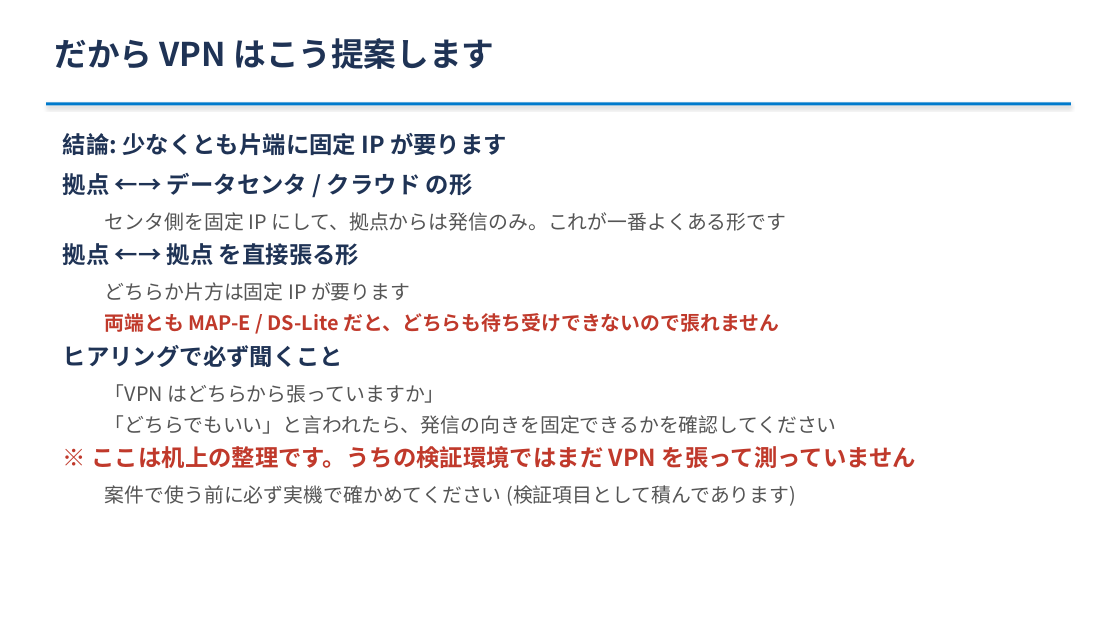
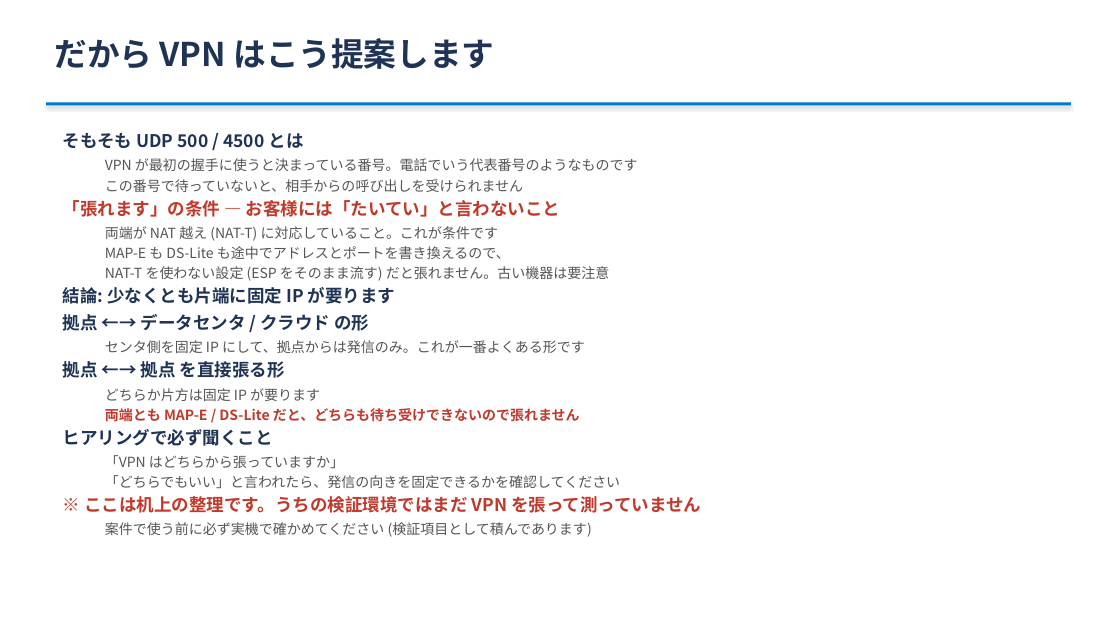
Before and after one commit to ginchankawaii/claude-code-book-template, a slide deck: slide 31 of docs/ipoe-lab/slides/setsumeikai.pptx (slide 30 before the commit). Drawn at 1120x630 pixels with LibreOffice and Linux fonts; fonts in the diff are those of the drawing. Boxes give left, top, right and bottom in pixels: in the first picture for what was removed or moved away, otherwise in the second. Text is boxed around its words. In the diff, an @@ line names an element or a change of style, - is before the commit and + after.

```diff
--- a/docs/ipoe-lab/slides/setsumeikai.pptx
+++ b/docs/ipoe-lab/slides/setsumeikai.pptx
@@ text at (x1=63, y1=133, x2=638, y2=281): paragraphs added @@
+そもそも UDP 500 / 4500 とは
+  VPN が最初の握手に使うと決まっている番号。電話でいう代表番号のようなものです
+  この番号で待っていないと、相手からの呼び出しを受けられません
+「張れます」の条件 — お客様には「たいてい」と言わないこと
+  両端が NAT 越え (NAT-T) に対応していること。これが条件です
+  MAP-E も DS-Lite も途中でアドレスとポートを書き換えるので、
+  NAT-T を使わない設定 (ESP をそのまま流す) だと張れません。古い機器は要注意
@@ text at (x1=63, y1=287, x2=701, y2=537): size 20 to 15 pt in "結論: 少なくとも片端に固定 IP が要ります", "拠点 ←→ データセンタ / クラウド の形", "拠点 ←→ 拠点 を直接張る形", "ヒアリングで必ず聞くこと" and 1 more places; size 17 to 12 pt in "センタ側を固定 IP にして、拠点からは発信のみ。これが一番よくある形です", "どちらか片方は固定 IP が要ります", "両端とも MAP-E / DS-Lite だと、どちらも待ち受けできないので張れません", "「VPN はどちらから張っていますか」" and 2 more places; less space between paragraphs @@
```
Also in this commit, not shown: 6 other slides changed, 1 slide added, 3 other files.
